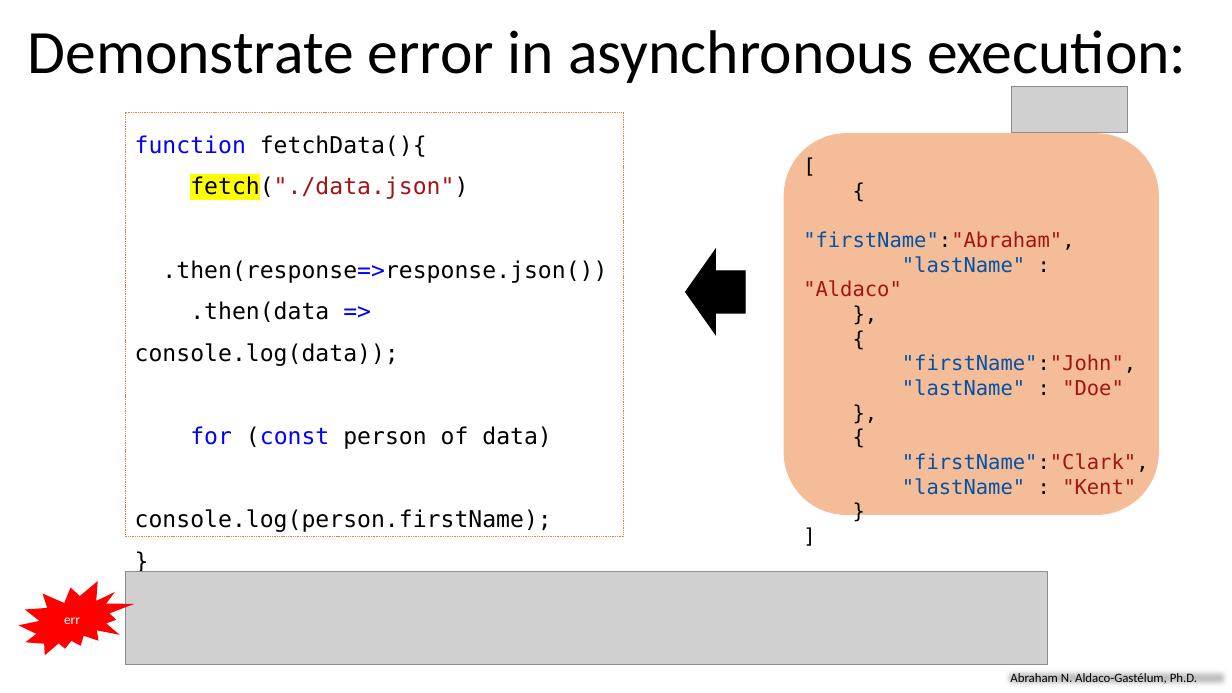
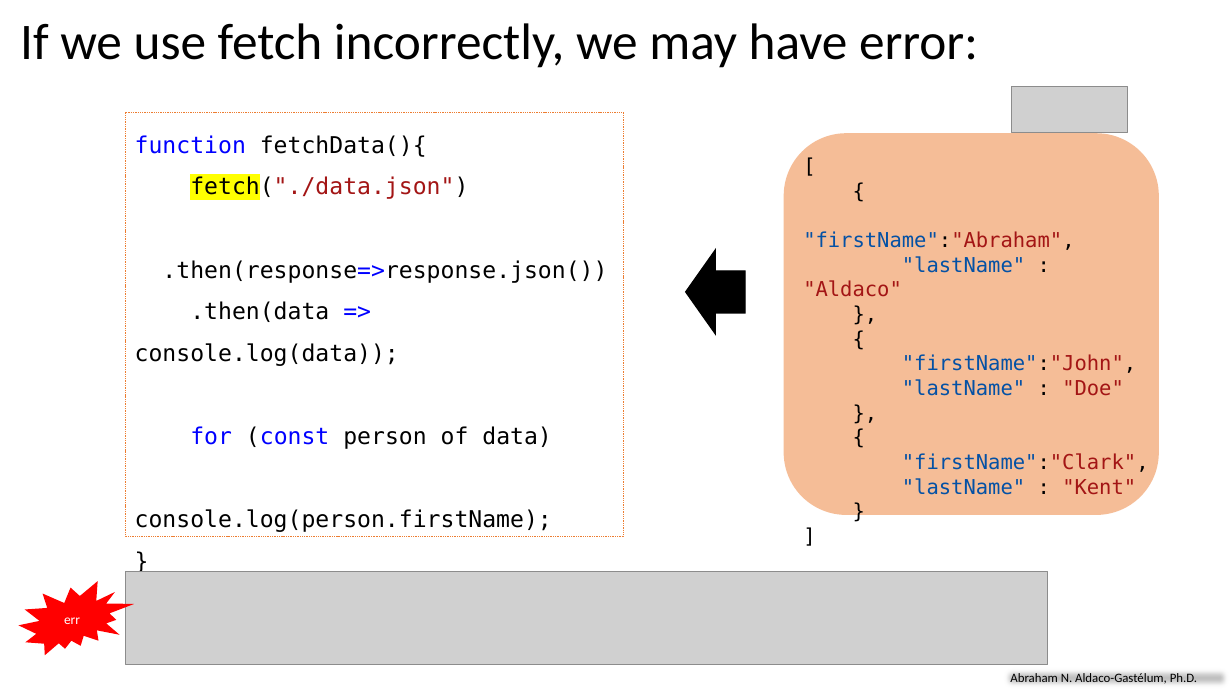
Before and after one commit to aaldacog/uwp, a slide deck: slide 39 of AsynchronousProcessing_AbrahamAldaco.pptx (slide 38 before the commit). Drawn at 1232x693 pixels with LibreOffice and Linux fonts; fonts in the diff are those of the drawing; grey boxes stand for pictures. Boxes give left, top, right and bottom in pixels: in the first picture for what was removed or moved away, otherwise in the second. Text is boxed around its words. In the diff, an @@ line names an element or a change of style, - is before the commit and + after.

```diff
--- a/AsynchronousProcessing_AbrahamAldaco.pptx
+++ b/AsynchronousProcessing_AbrahamAldaco.pptx
@@ text at (20, 23, 978, 68): text changed; size 48 to 40 pt @@
-Demonstrate error in asynchronous execution:
+If we use fetch incorrectly, we may have error:
```
Also in this commit, not shown: 24 other slides changed, 3 slides added, 1 slide removed, 1 other file.
